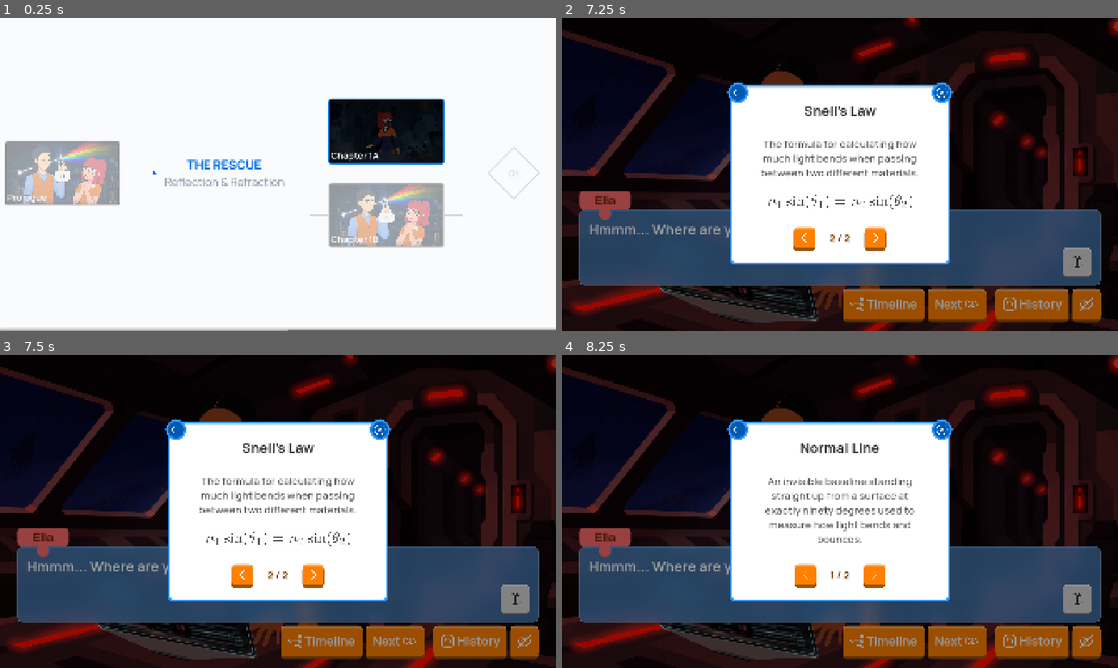
Above: before the commit, frames 1-4 (two rows, left to right).
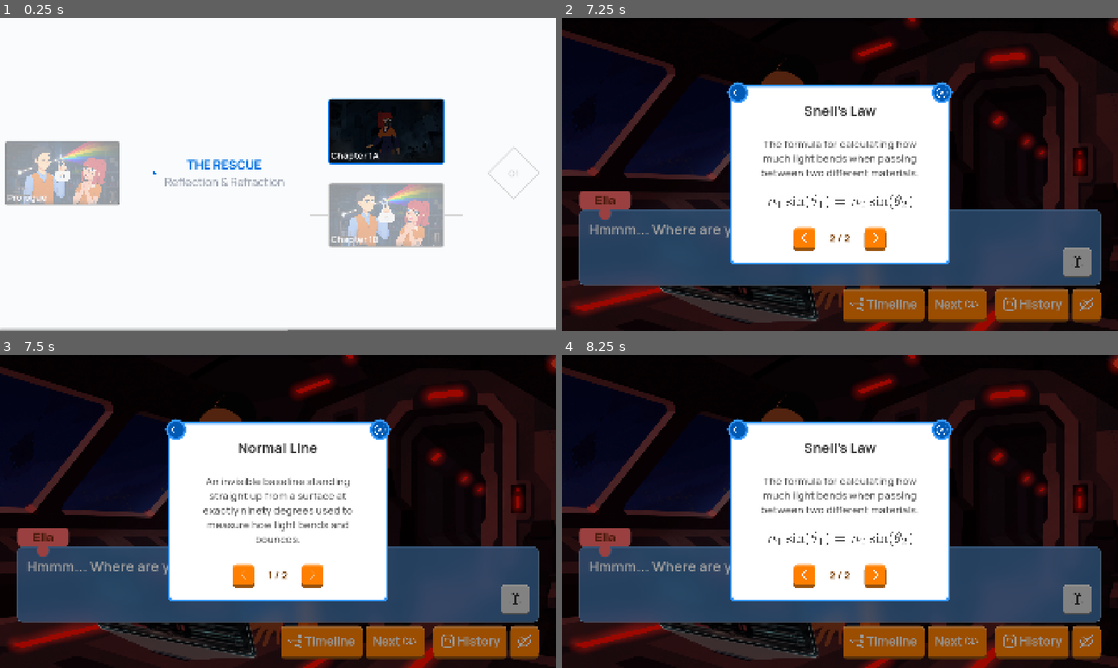
Above: after the commit, the same moments.

Repository: Daniel-Ope06/qzed_adaptive_vn_poc
Game: Godot game, scene res://scenes/menus/timeline.tscn
Two runs of this game, one before a commit and one after it. Both use one fixed random seed, a clock stepped at 60 frames per second and the inputs below.
Inputs (mouse positions are in pixels of both pictures, inside the frame that each line leads up to):
- Up to frame 1 (0.25 s): no input
- Up to frame 2 (7.25 s): tap Enter (ui_accept) at 0.5, 0.77, 1.25, 1.52 s; move the mouse to (623, 174) at 0.52 s; click (623, 174) at 0.67 s; move the mouse to (945, 130) at 1.27 s; click (945, 130) at 1.42 s; click "Next" at 2 s; click "Next" at 2.75 s; click (1079, 262) at 3.5 s; click "Snell's Law" at 4.25 s; click "Timeline" at 5 s; click "History" at 5.75 s; click (1084, 302) at 6.5 s
- Up to frame 3 (7.5 s): click (244, 574) at 7.25 s
- Up to frame 4 (8.25 s): click (873, 574) at 8 s

Frames 1-2 are identical in both runs. In frame 3, 2.3% of the frame differs, in the area x 35-64%, y 28-75%; in frame 4, 2.3%.

Commit message:
fix(core): update index tracking in word bank

Diff:
--- a/scenes/components/word_bank_popup.gd
+++ b/scenes/components/word_bank_popup.gd
@@ -80,15 +80,17 @@
 
 	word_heading.text = word
 	word_definition.text = current_concepts.get(word)
-	var index: int = current_concepts.keys().find(word)
-	count.text = str(index + 1) + " / " + str(current_size)
+	current_index = current_concepts.keys().find(word)
+	count.text = str(current_index + 1) + " / " + str(current_size)
 
 func _on_back_panel_gui_input(event: InputEvent) -> void:
-	var is_tap = event is InputEventScreenTouch and event.pressed
-	var is_click = event is InputEventMouseButton and event.button_index == MOUSE_BUTTON_LEFT and event.pressed
+	var is_tap = event is InputEventScreenTouch and event.is_released()
+	var is_click = event is InputEventMouseButton and event.button_index == MOUSE_BUTTON_LEFT and event.is_released()
 
 	if is_tap or is_click:
-		open_popup()
+		page_1.show()
+		page_2.hide()
+		back_panel.hide()
 
 func _on_left_btn_pressed() -> void:
 	if current_index == 0:
